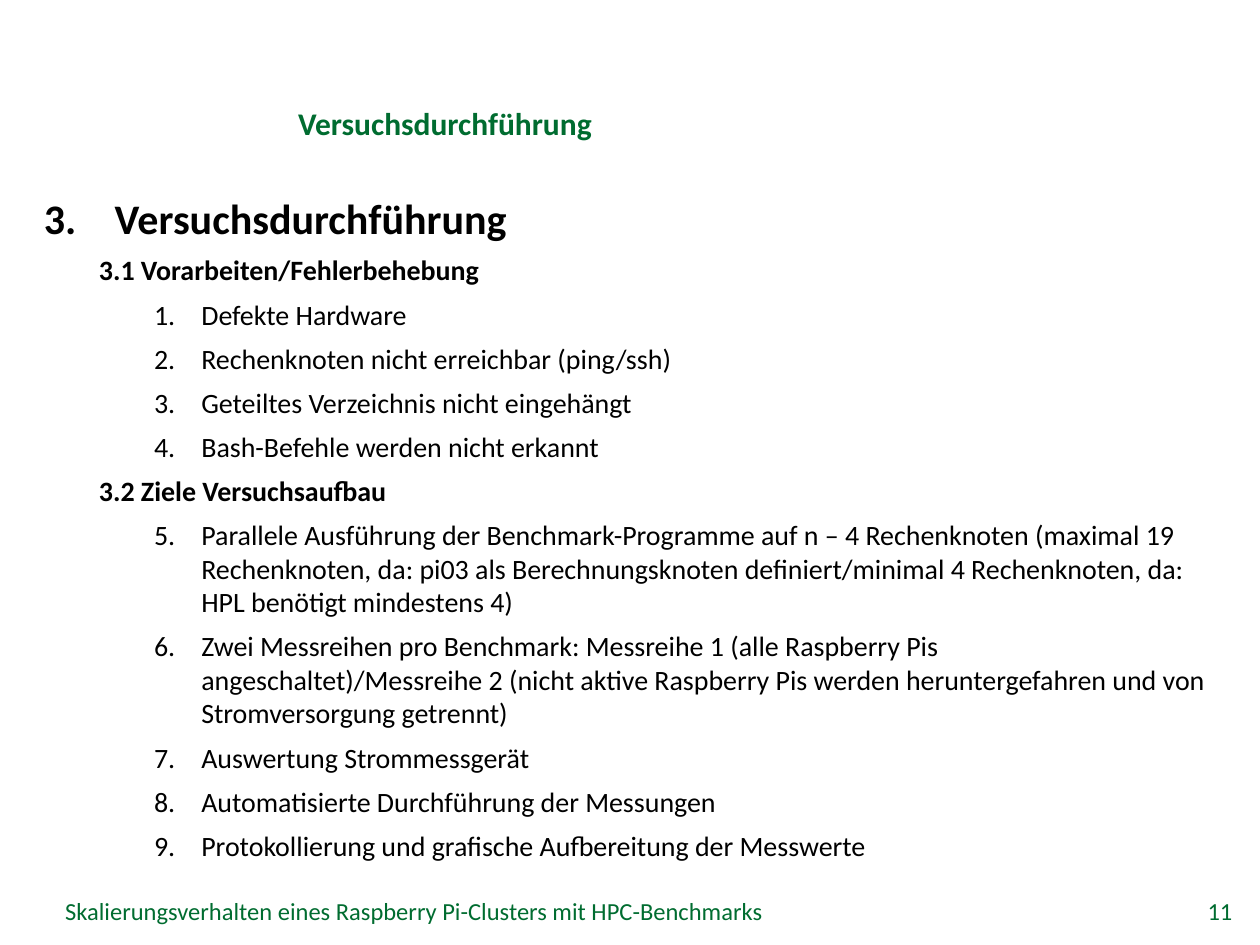
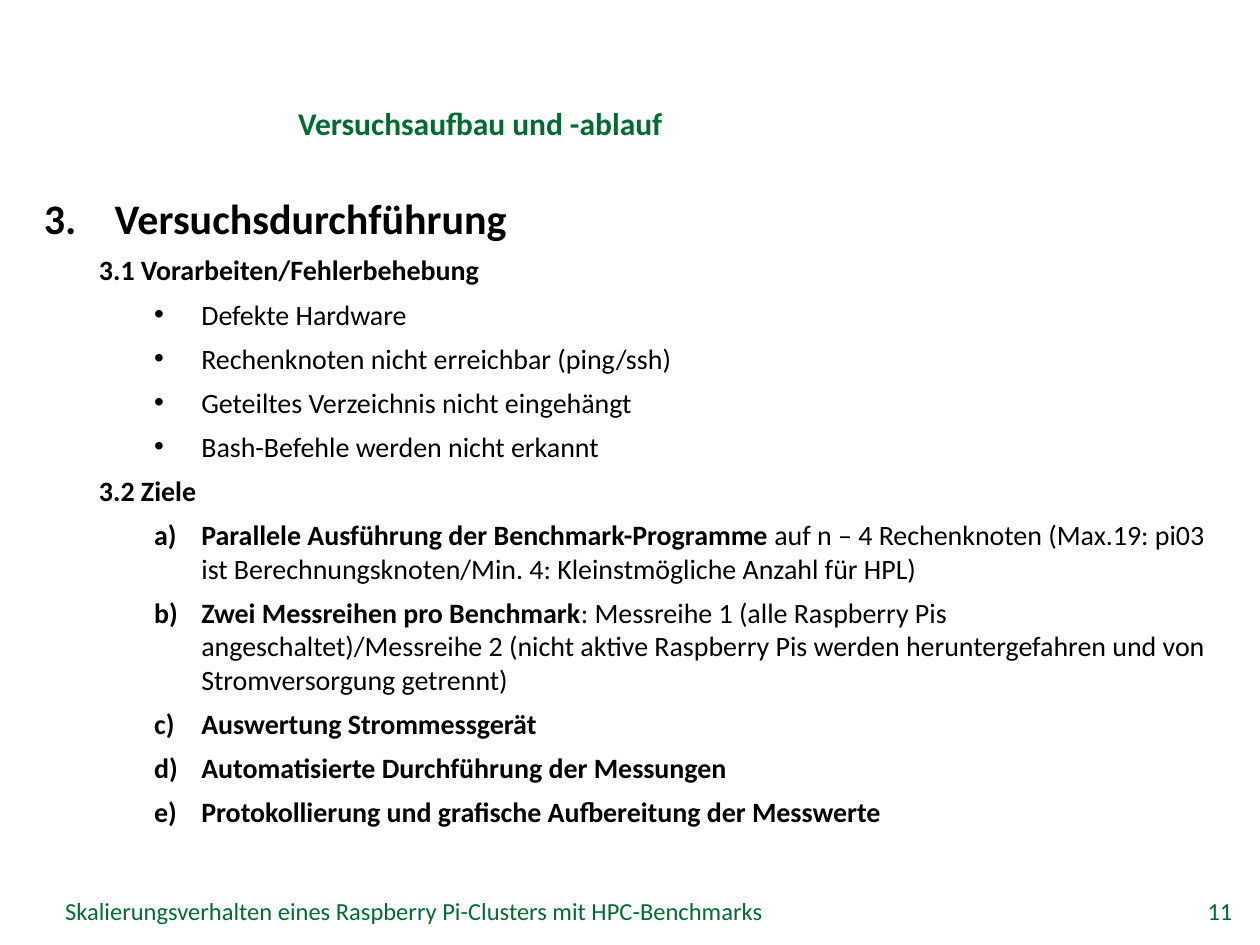
Before and after one commit to missgreenwood/bachelor-arbeit, a slide deck: slide 11 of Disputation/grei14.pptx. Drawn at 1260x945 pixels with LibreOffice and Linux fonts; fonts in the diff are those of the drawing; background and template pictures are left out. Boxes give left, top, right and bottom in pixels: in the first picture for what was removed or moved away, otherwise in the second. Text is boxed around its words. In the diff, an @@ line names an element or a change of style, - is before the commit and + after.

```diff
--- a/Disputation/grei14.pptx
+++ b/Disputation/grei14.pptx
@@ title at (x1=298, y1=112, x2=662, y2=136): text changed @@
-Versuchsdurchführung
+Versuchsaufbau und -ablauf
@@ text at (x1=201, y1=305, x2=1205, y2=827): bold on in "Zwei Messreihen pro Benchmark:", "Auswertung Strommessgerät", "Automatisierte Durchführung der Messungen", "Protokollierung und grafische Aufbereitung der Messwerte"; bullet 1. to •; bullet 1. to a) @@
@@ text at (x1=99, y1=481, x2=1204, y2=584): text changed @@
-  3.2 Ziele Versuchsaufbau
-    1. Parallele Ausführung der Benchmark-Programme auf n – 4 Rechenknoten (maximal 19 Rechenknoten, da: pi03 als Berechnungsknoten definiert/minimal 4 Rechenknoten, da: HPL benötigt mindestens 4)
+  3.2 Ziele
+    a) Parallele Ausführung der Benchmark-Programme auf n – 4 Rechenknoten (Max.19: pi03 ist Berechnungsknoten/Min. 4: Kleinstmögliche Anzahl für HPL)
```
Also in this commit, not shown: 23 other slides changed, 1 slide added, 1 other file.
